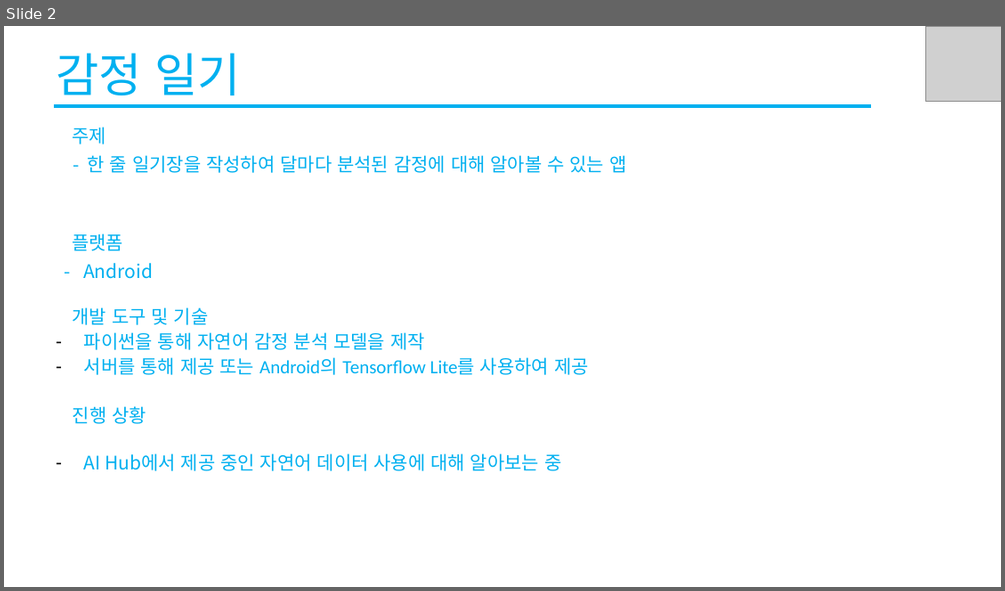
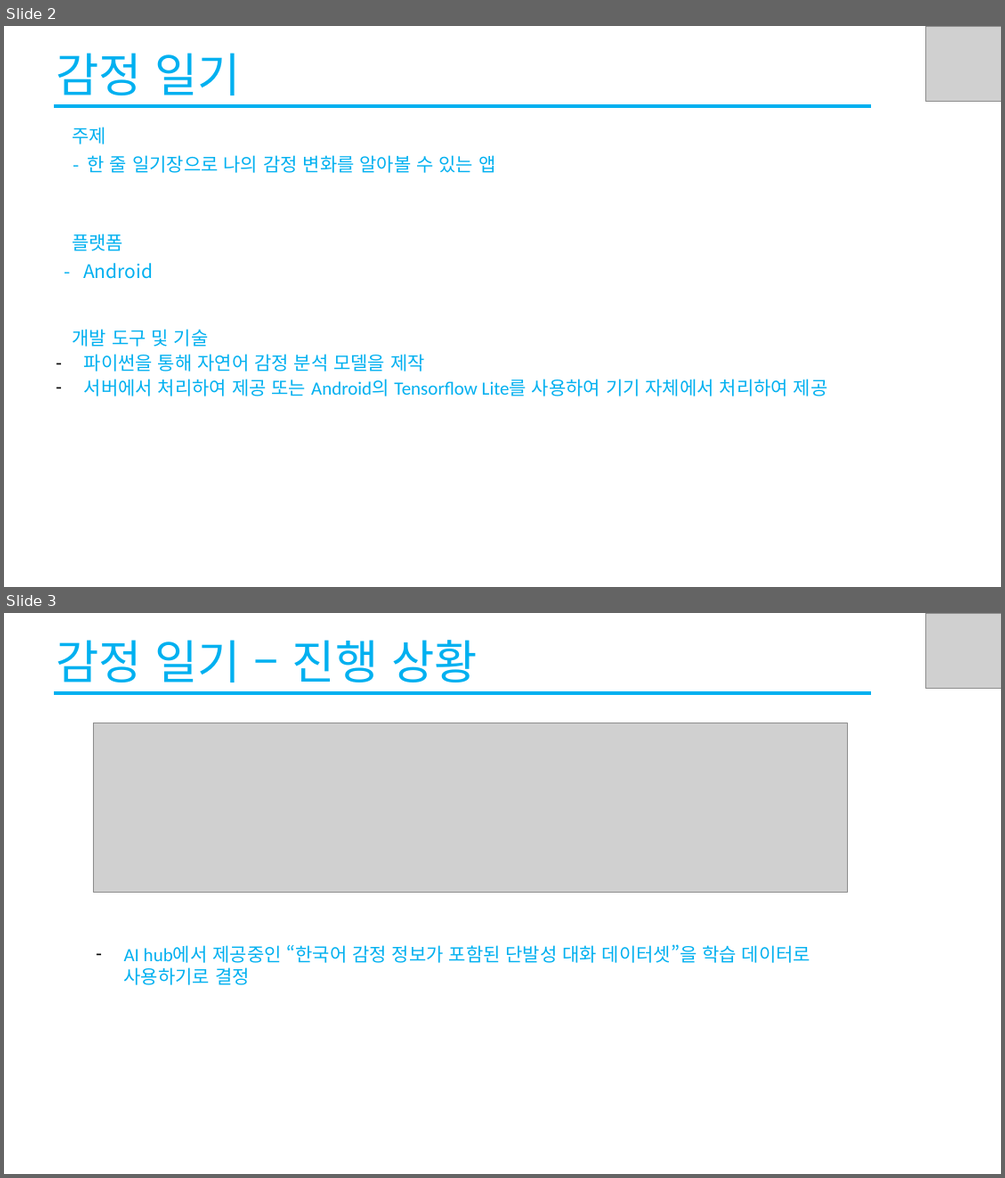
Before and after one commit to Kim-Yong-Soo/2022_Caerang_Exhibition, a slide deck: 씨애랑_SW전시회_ppt.pptx. Shown one above the other, each under a label of ours: slide 2 before the commit, slides 2 and 3 after it. The pictures are 1005x591 and 1005x1178 pixels, drawn with LibreOffice and Linux fonts; fonts in the diff are those of the drawing; grey boxes stand for pictures. Boxes give left, top, right and bottom in pixels: in the first picture for what was removed or moved away, otherwise in the second. Text is boxed around its words. In the diff, an @@ line names an element or a change of style, - is before the commit and + after.

```diff
--- a/씨애랑_SW전시회_ppt.pptx
+++ b/씨애랑_SW전시회_ppt.pptx
@@ slide 3 added at box(4, 613, 1001, 1174), background #FFFFFF @@
@@ picture added at box(926, 613, 1001, 688) @@
@@ text added at box(56, 640, 477, 682), 45 pt, text #00B0F0 @@
+감정 일기 – 진행 상황
@@ line added from (54, 693) to (871, 693), #00B0F0 3 pt @@
@@ picture added at box(93, 723, 848, 892) @@
@@ text added at box(124, 944, 810, 985), 18 pt, text #00B0F0 @@
+– AI hub에서 제공중인 “한국어 감정 정보가 포함된 단발성 대화 데이터셋”을 학습 데이터로 사용하기로 결정
@@ slide 2 changed as well @@
@@ text at box(88, 155, 495, 173): text changed @@
-- 한 줄 일기장을 작성하여 달마다 분석된 감정에 대해 알아볼 수 있는 앱
+- 한 줄 일기장으로 나의 감정 변화를 알아볼 수 있는 앱
@@ text at box(84, 378, 828, 396): text changed @@
-– 서버를 통해 제공 또는 Android의 Tensorflow Lite를 사용하여 제공
-진행 상황
-– AI Hub에서 제공 중인 자연어 데이터 사용에 대해 알아보는 중
+– 서버에서 처리하여 제공 또는 Android의 Tensorflow Lite를 사용하여 기기 자체에서 처리하여 제공
```
Also in this commit, not shown: 1 other slide changed, 1 other slide added, 1 other file.
